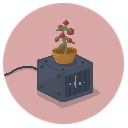
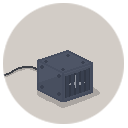
Two versions of the same layered image (128x128). Layer-by-layer changes:
removed layer "Layer 0" over [left=3, top=3, right=124, bottom=124]
added layer "Profile Picture 3" above "Ellipse 1" over [left=3, top=3, right=124, bottom=124]
